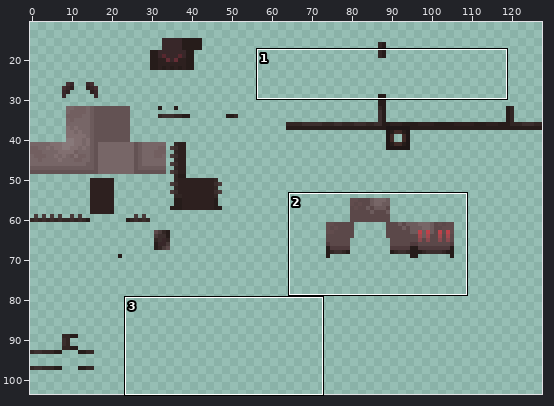
File history of a sprite sheet, src/main/resources/assets/proyecto_war/textures/armor/golden_details/infernal_chaos.png. Above: a wide view before the commit, with the close-up outlined.
Close-up. Before the edit:
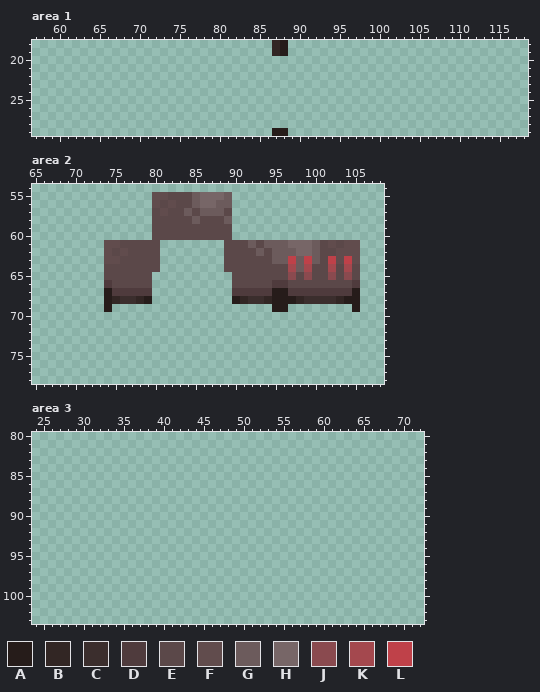
The file is 128x128 pixels. Colours within 5 levels of each other are drawn and written as one. Shown: area 1: x 57..118, y 18..29; area 2: x 65..108, y 54..78; area 3: x 24..72, y 80..103. The wide view leaves out empty margins.
Palette (. is transparent): A #261c1a  B #322624  C #3b2e2d  D #4f3b3d  E #5b4849  F #614c4d  G #6c5b5c  H #776667  J #8a4a4f  K #a4484e  L #bf4149
Pixels before, area 1, first column x 87:
18 BA
19 BA
20 ..
21 ..
22 ..
23 ..
24 ..
25 ..
26 ..
27 ..
28 ..
29 AA
Pixels before, area 2, first column x 74:
55 ......FFEEEGHHHG................
56 ......FEFEEGHHGG................
57 ......EFEEGEGGGE................
58 ......EEEEEGEEEG................
59 ......EEEEEEEEEE................
60 ......EEEEEEEEEE................
61 FFEEEEE........EEEGEGGGHHHGEFEFF
62 FEFEEEE........EEEEGEGGGHHGEEFFF
63 FFEEEEE........EEEEEEGGLGLGELFLF
64 EEEEEEE........EEEEEEEEKGKEEKEKE
65 EEEEEE..........EEEEEEEJEJEEJEJE
66 DEEEEE..........EEEEEDDEEEEEEEED
67 ADDDDD..........DDDDDAADDDDDDDDA
68 ABCCBA..........ABCCBAAABCCCCBAA
69 A....................AA........A
New version:
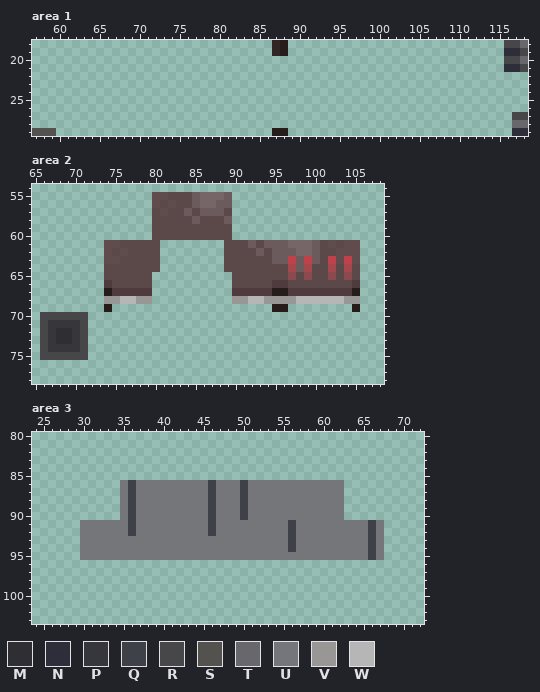
Colours new in this view: M #2f2f33  N #2e2e3a  P #37373b  Q #3f4149  R #47474a  S #54524e  T #68686c  U #75767a  V #999696  W #b6b6b6
What changed:
Area 1:
Colour N now appears in row 19 at x 116 to 117; in row 21 at x 116 to 117; in row 29 at x 117 to 118.
Colour R now appears in row 18 at x 116 to 117; in row 19 at x 118; in row 20 at x 116 to 117; in row 21 at x 118; in row 27 at x 117 to 118.
Colour S now appears in row 29 at x 57 to 59.
Colour T now appears in row 18 at x 118; in row 20 at x 118; in row 28 at x 117 to 118.
Area 2:
Colour M now appears in rows 72 to 73 at x 68 to 69.
Colour P now appears in row 71 at x 67 to 70; in rows 72 to 73 at x 67 and 70; in row 74 at x 67 to 70.
Colour R now appears in row 70 at x 66 to 71; in rows 71 to 74 at x 66 and 71; in row 75 at x 66 to 71.
The author changed colour A to colour V in row 68 at x 74, 79, 90, 95 to 97 and 104 to 105.
The author changed colour B to colour V in row 68 at x 75, 78, 91 and 94.
The author changed colour B to colour W in row 68 at x 98 and 103.
The author changed colour C to colour W in row 68 at x 76 to 77, 92 to 93 and 99 to 102.
Area 3:
Colour Q now appears in rows 86 to 90 at x 36, 46 and 50; in rows 91 to 92 at x 36, 46, 56 and 66; in rows 93 to 94 at x 56 and 66; in row 95 at x 66.
Colour U now appears in rows 86 to 90 at x 35, 37 to 45, 47 to 49 and 51 to 62; in rows 91 to 92 at x 30 to 35, 37 to 45, 47 to 55, 57 to 65 and 67; in rows 93 to 94 at x 30 to 55, 57 to 65 and 67; in row 95 at x 30 to 65 and 67.
